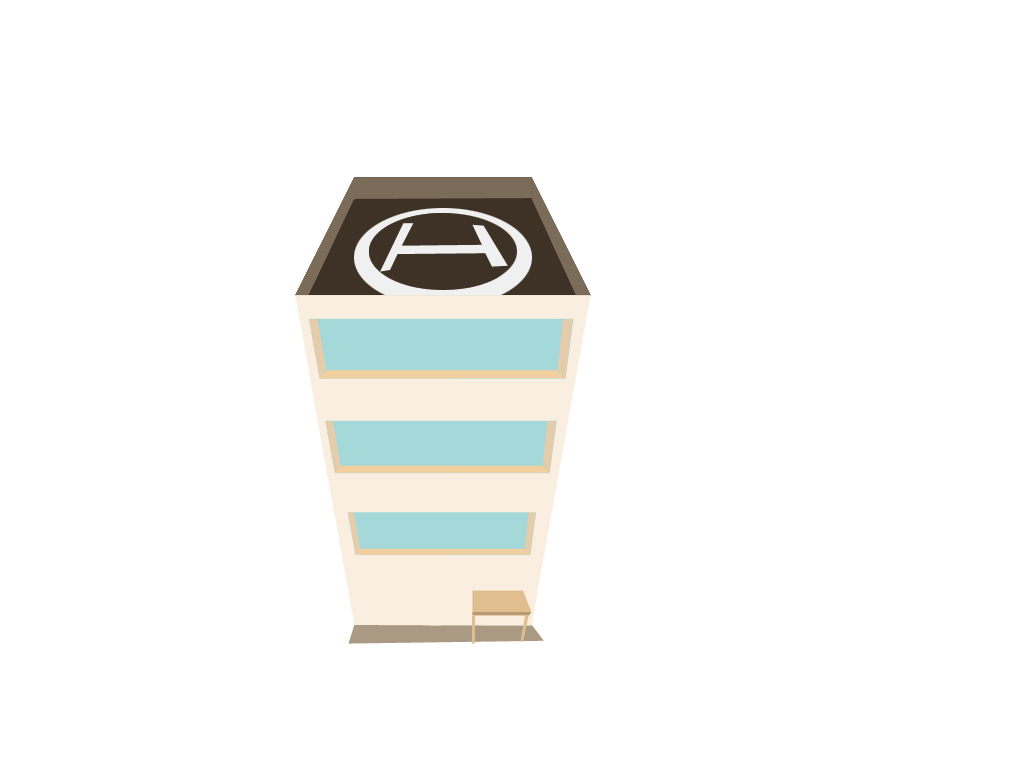
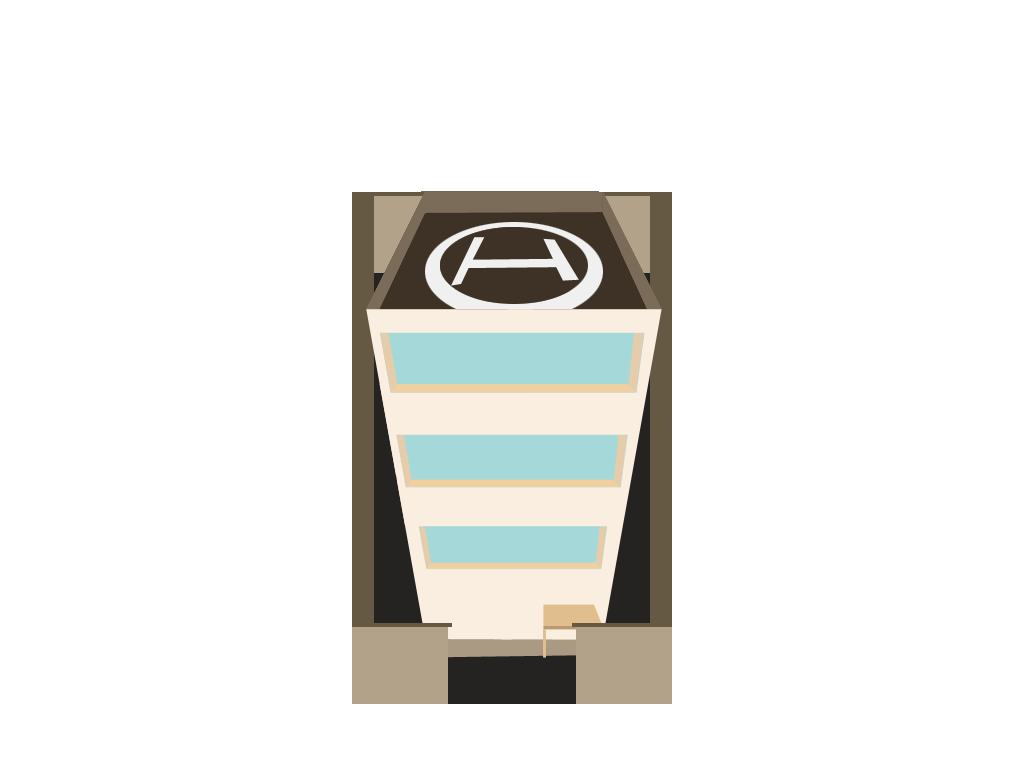
Layer changes from the first 1024×768 image to the second:
added layer "Calque 8" above "Calque 4" over left=352, top=623, right=672, bottom=704
painted on "Calque 4" over left=344, top=191, right=662, bottom=658
removed layer "Calque 3" over left=321, top=417, right=562, bottom=485
removed layer "Calque 2" over left=295, top=208, right=591, bottom=626
removed layer "Calque 1" over left=295, top=177, right=591, bottom=644
added layer "Calque 12" above "Calque 11" over left=554, top=196, right=650, bottom=273
added layer "Calque 11" above "Calque 10" over left=374, top=196, right=470, bottom=273
added layer "Calque 10" above "Calque 9" over left=352, top=192, right=374, bottom=625
added layer "Calque 9" above "Calque 5" over left=365, top=192, right=672, bottom=625
added layer "Calque 5" over left=352, top=192, right=672, bottom=704
